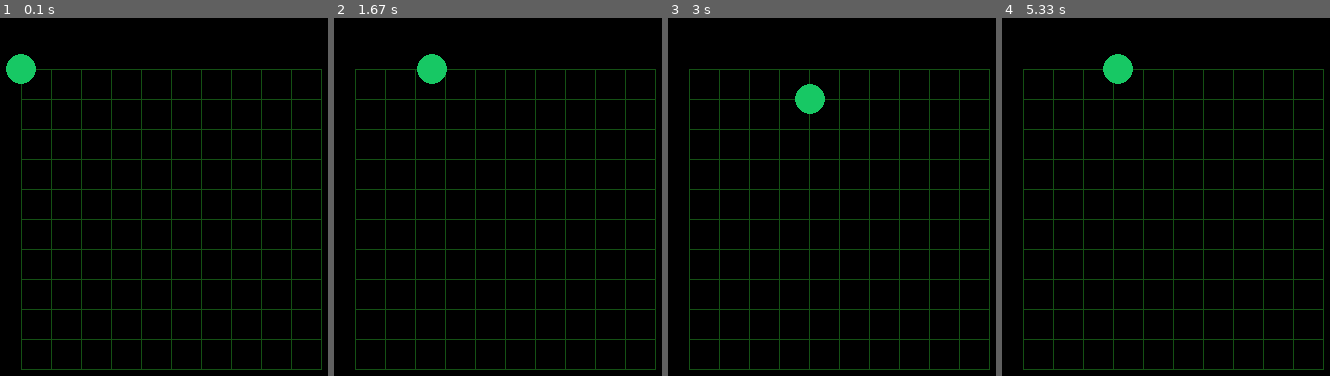
Above: before the commit, frames 1-4 (left to right).
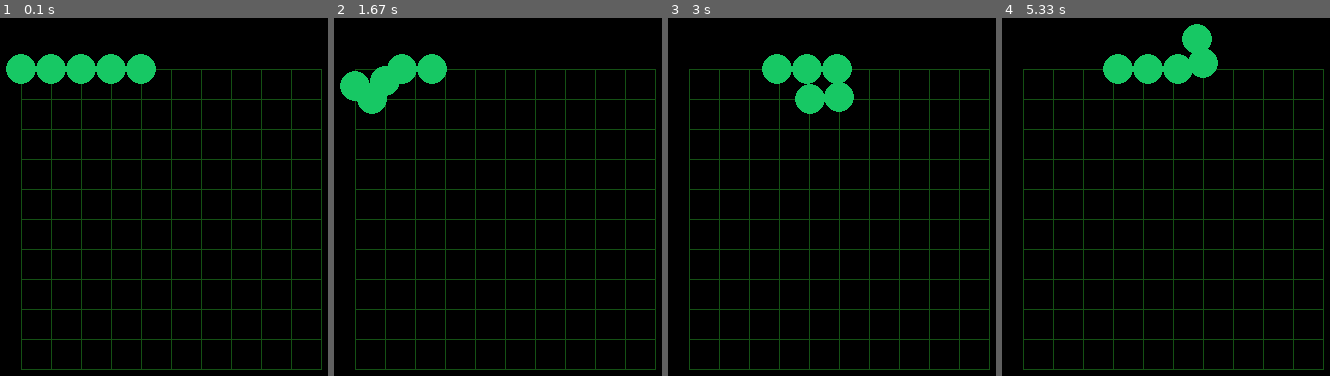
Above: after the commit, the same moments.

Repository: haruomaki/pyrein
Game: pygame game, started from examples/snake.py
The game is run twice, just before and just after one commit, with the same random seed, the same clock (stepped at 60 frames per second) and the same inputs.
Inputs:
- Up to frame 1 (0.1 s): no input
- Up to frame 2 (1.67 s): hold Right 0.33-0.8 s; hold Up 0.83-1.13 s; hold Right 1.17-1.63 s
- Up to frame 3 (3 s): hold Down 2.23-2.53 s; hold Left 2.57-2.97 s
- Up to frame 4 (5.33 s): hold Up 3-3.37 s; hold Right 3.4-4.03 s; hold Down 4.07-4.43 s; hold Left 4.47-4.93 s; hold Right from 4.97 s (still down)

The runs differ from the first frame. In frame 1, 2.3% of the frame differs, in the area x 10-48%, y 10-19%; in frame 2, 2.1%; in frame 3, 2.3%; in frame 4, 2.3%.

Commit message:
蛇の体を長く🐍

Diff:
--- a/examples/snake.py
+++ b/examples/snake.py
@@ -1,5 +1,6 @@
 import pyrein
 import pygame
+from pygame import Vector2 as Vec2
 from pyrein.easing import ease_out
 from dataclasses import dataclass
 
@@ -19,8 +20,8 @@
 @dataclass
 class State:
     direction: int
-    x: int
-    y: int
+    xs: list[int]
+    ys: list[int]
 
 
 Action = int | None
@@ -34,8 +35,11 @@
     BACK = [(0, 1), (1, 0), (2, 3), (3, 2)]
     if action is not None and not (state.direction, action) in BACK:
         state.direction = action
-    state.x += [0, 0, -1, 1][state.direction]
-    state.y += [-1, 1, 0, 0][state.direction]
+    new_x = state.xs[0] + [0, 0, -1, 1][state.direction]
+    new_y = state.ys[0] + [-1, 1, 0, 0][state.direction]
+    state.xs = [new_x] + state.xs[0:-1]
+    state.ys = [new_y] + state.ys[0:-1]
+    print(state.xs)
     return state
 
 
@@ -59,9 +63,12 @@
     while True:
         draw_grid()
         # 円を描画
-        x = pyrein.lerp(prev.x * GRID_SIZE, curr.x * GRID_SIZE, ease_out(dt, 1.5))
-        y = pyrein.lerp(prev.y * GRID_SIZE, curr.y * GRID_SIZE, ease_out(dt, 1.5))
-        pyrein.draw.circle(SNAKE_HEAD, (x, y), GRID_SIZE / 2)
+        for i in range(len(curr.xs)):
+            pr = Vec2(prev.xs[i], prev.ys[i])
+            cr = Vec2(curr.xs[i], curr.ys[i])
+            x = pyrein.lerp(pr.x * GRID_SIZE, cr.x * GRID_SIZE, ease_out(dt, 1.5))
+            y = pyrein.lerp(pr.y * GRID_SIZE, cr.y * GRID_SIZE, ease_out(dt, 1.5))
+            pyrein.draw.circle(SNAKE_HEAD, (x, y), GRID_SIZE / 2)
         yield
 
 
@@ -82,4 +89,4 @@
     return action
 
 
-pyrein.run(simulate, decide, render, State(1, 0, 0))
+pyrein.run(simulate, decide, render, State(1, [0, 1, 2, 3, 4], [0, 0, 0, 0, 0]))
